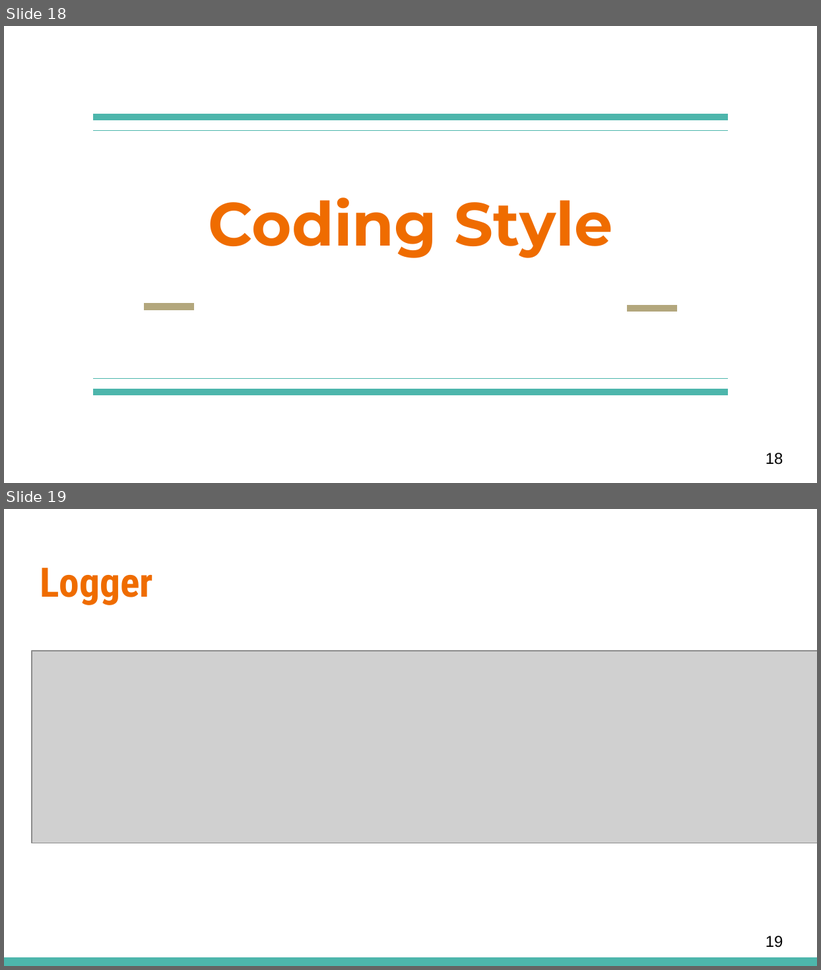
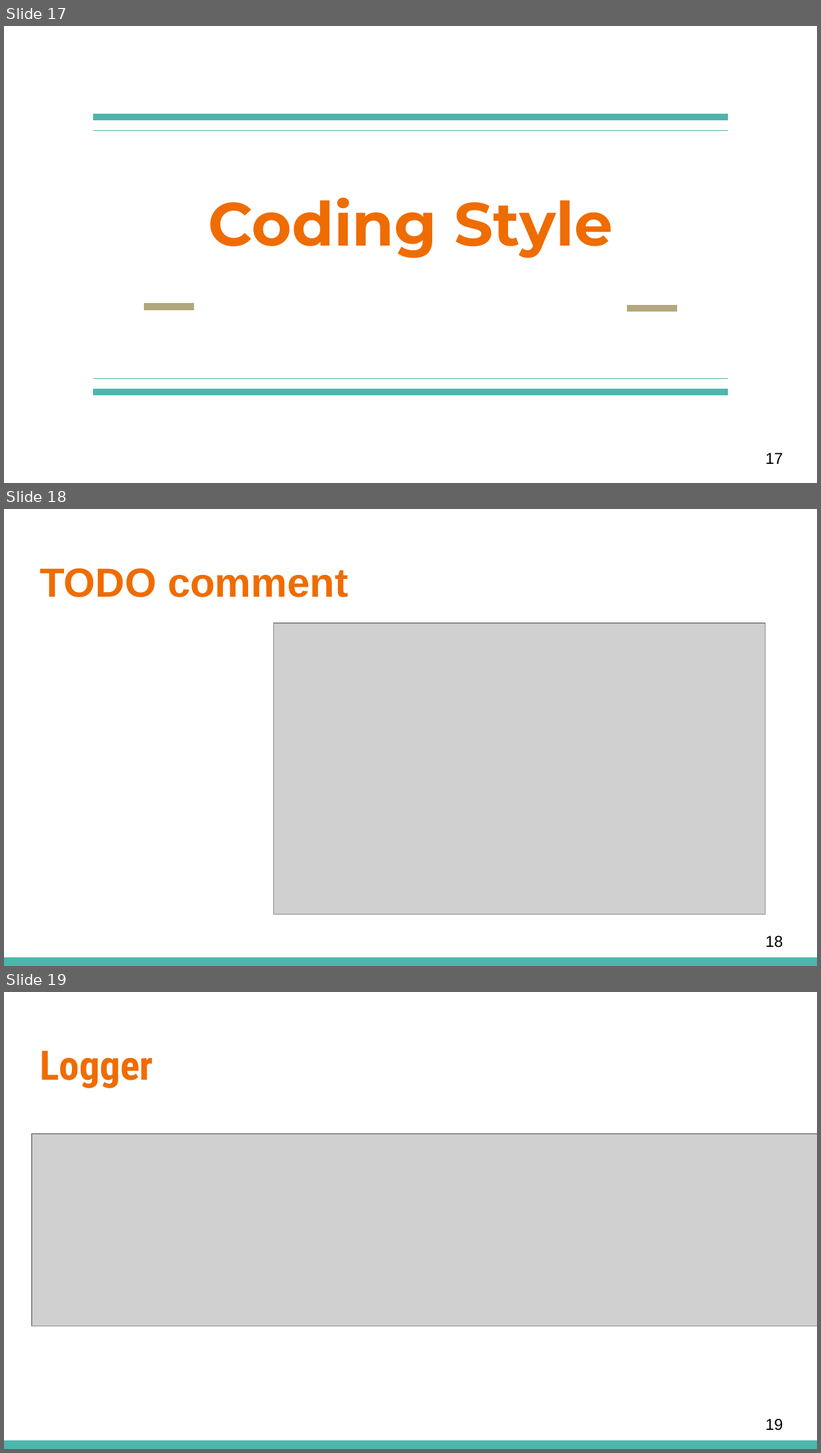
Before and after one commit to allen1759/NTU105-2_Software-Engineering, a slide deck: MeetingMinutes/SimianArmy_RelatedFiles/Crawler&CodingStyle.pptx. Shown one above the other, each under a label of ours: slides 18 and 19 before the commit, slides 17, 18 and 19 after it. The pictures are 821x970 and 821x1453 pixels, drawn with LibreOffice and Linux fonts; fonts in the diff are those of the drawing; grey boxes stand for pictures. Boxes give left, top, right and bottom in pixels: in the first picture for what was removed or moved away, otherwise in the second. Text is boxed around its words. In the diff, an @@ line names an element or a change of style, - is before the commit and + after.

```diff
--- a/MeetingMinutes/SimianArmy_RelatedFiles/Crawler&CodingStyle.pptx
+++ b/MeetingMinutes/SimianArmy_RelatedFiles/Crawler&CodingStyle.pptx
@@ slide 18 added at (x1=4, y1=509, x2=817, y2=966), background #FFFFFF; not listed: 1 template element that a slide beside it also shows @@
@@ title added at (x1=40, y1=568, x2=349, y2=597), 36 pt, text #EF6C00, bold @@
+TODO comment
@@ picture added at (x1=274, y1=623, x2=766, y2=915) @@
@@ page number added at (x1=766, y1=936, x2=783, y2=948), 14 pt, text #000000 @@
+18
@@ what was slide 18 is now slide 17 @@
@@ page number at (x1=766, y1=453, x2=783, y2=464): text changed @@
-18
+17
```
Also in this commit, not shown: 8 slides changed, 4 other slides added, 4 slides removed.
